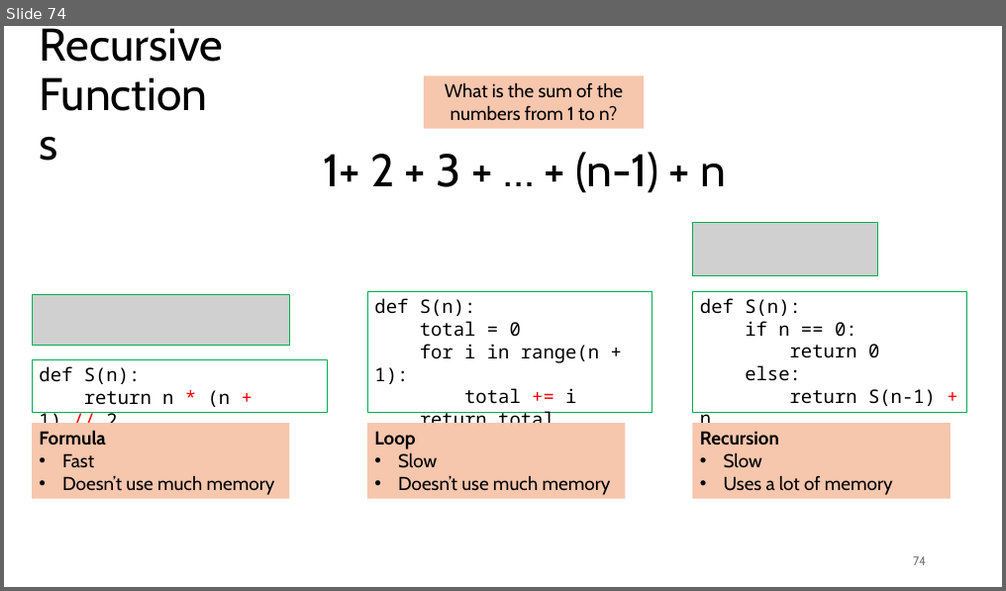
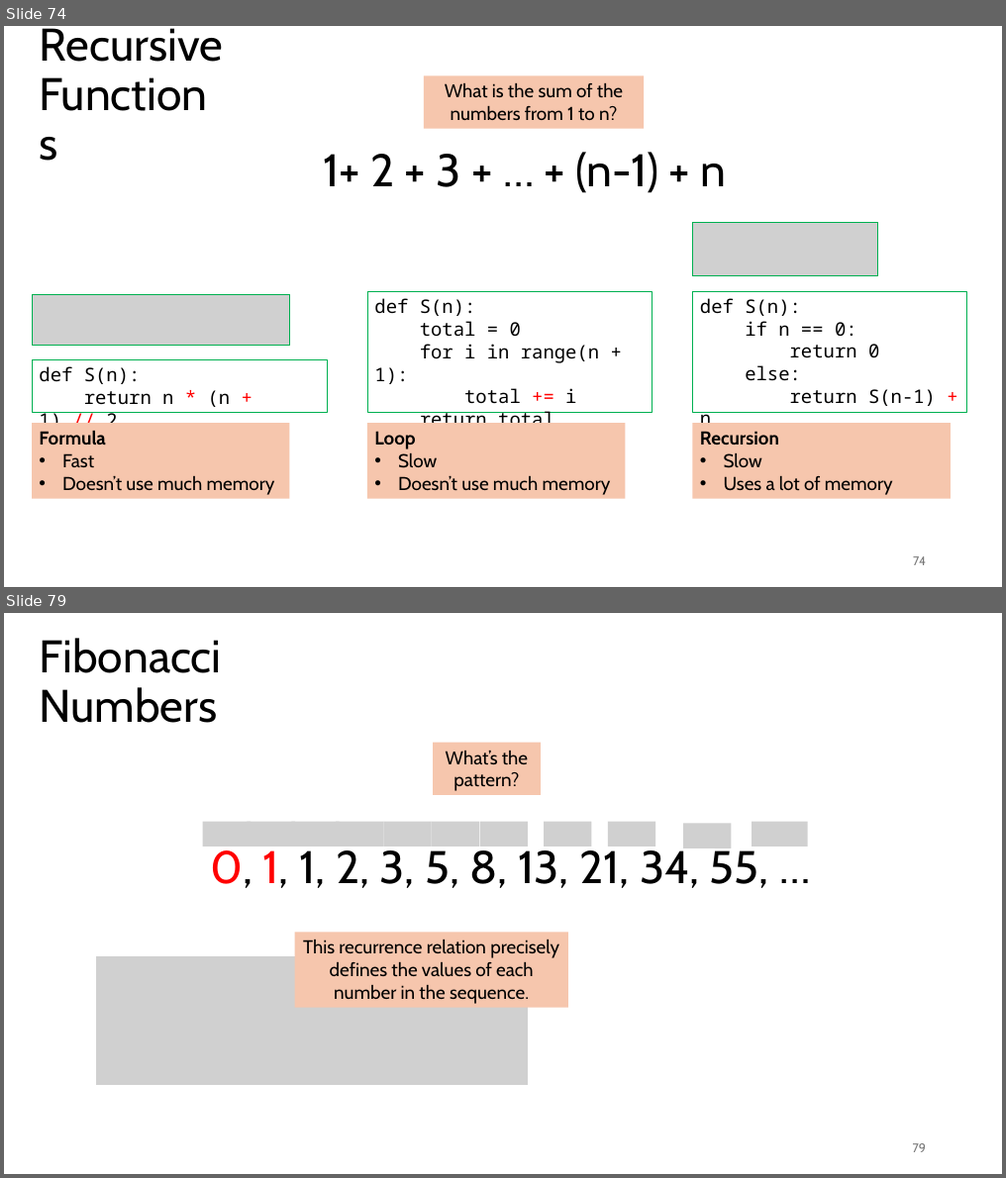
Before and after one commit to tjd1234/cmpt120fall2024, a slide deck: lecture_notes/chapter6/chapter6.pptx. Shown one above the other, each under a label of ours: slide 74 before the commit, slides 74 and 79 after it; the slides between them are not shown. The pictures are 1006x591 and 1006x1178 pixels, drawn with LibreOffice and Linux fonts; fonts in the diff are those of the drawing; grey boxes stand for pictures. Boxes give left, top, right and bottom in pixels: in the first picture for what was removed or moved away, otherwise in the second. Text is boxed around its words. In the diff, an @@ line names an element or a change of style, - is before the commit and + after.

```diff
--- a/lecture_notes/chapter6/chapter6.pptx
+++ b/lecture_notes/chapter6/chapter6.pptx
@@ slide 79 added at box(4, 613, 1002, 1174), background #FFFFFF @@
@@ title added at box(40, 638, 222, 723), 44 pt, text #000000 @@
+Fibonacci
+Numbers
@@ rectangle added at box(433, 743, 541, 796), fill #F6C6AD, 18 pt, text #000000 @@
+What’s the pattern?
@@ picture added at box(202, 821, 251, 847) @@
@@ text added at box(210, 845, 769, 888), 44 pt, text #000000 @@
+0, 1, 1, 2, 3, 5, 8, 13, 21, 34, 55, …
@@ picture added at box(248, 821, 295, 847) @@
@@ picture added at box(291, 821, 340, 847) @@
@@ picture added at box(336, 821, 383, 847) @@
@@ picture added at box(383, 821, 432, 847) @@
@@ picture added at box(432, 821, 479, 847) @@
@@ picture added at box(480, 821, 528, 847) @@
@@ picture added at box(544, 821, 592, 847) @@
@@ picture added at box(608, 821, 656, 847) @@
@@ picture added at box(684, 823, 732, 849) @@
@@ picture added at box(751, 821, 808, 847) @@
@@ rectangle added at box(294, 932, 567, 1008), fill #F6C6AD, 18 pt, text #000000 @@
+This recurrence relation precisely defines the values of each number in the sequence.
@@ picture added at box(96, 957, 528, 1085) @@
@@ page number added at box(913, 1144, 926, 1153), 12 pt, text #797979 @@
+79
```
Also in this commit, not shown: 29 other slides added, 2 other files.
